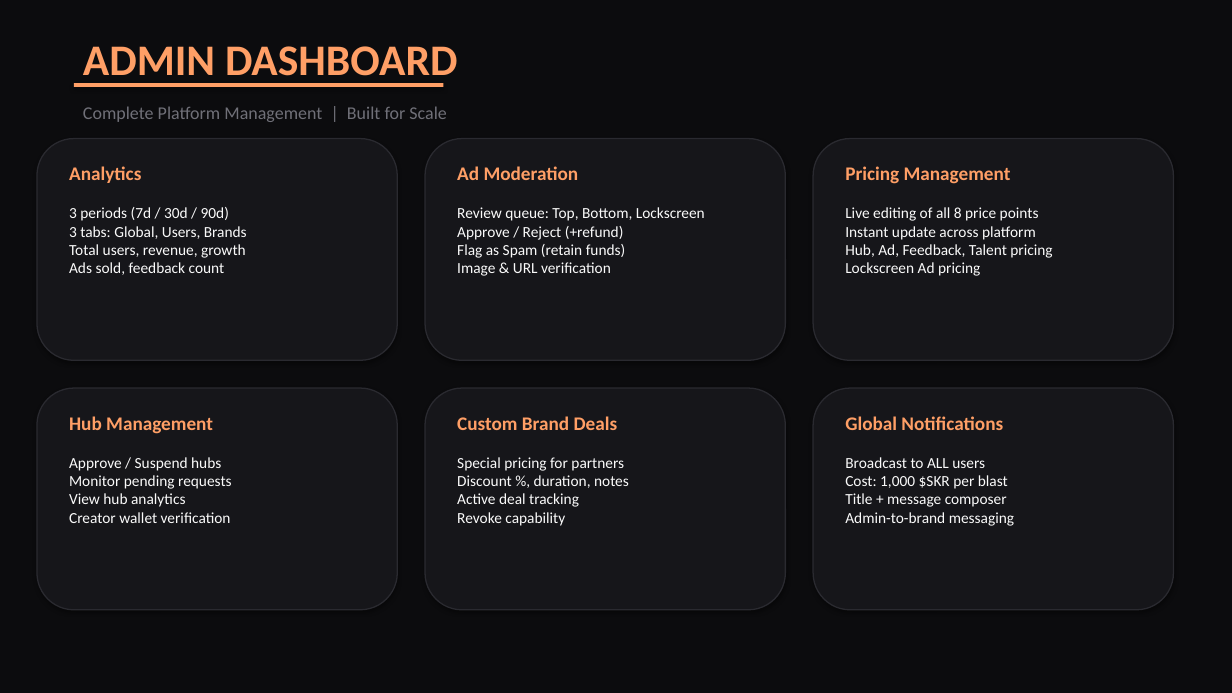
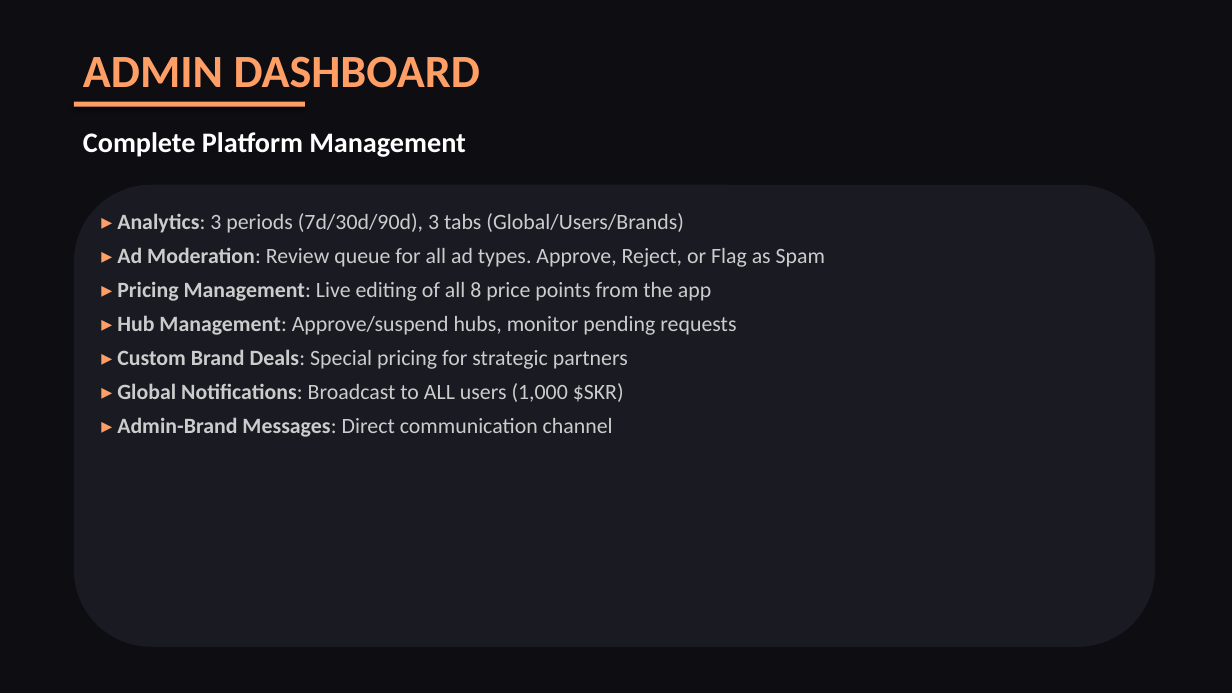
Before and after one commit to DEEPBRANDINGDOOH/DEEP-PULSE, a slide deck: slide 9 of DEEP_PULSE_PITCH_DECK_2026.pptx (slide 12 before the commit). Drawn at 1232x693 pixels with LibreOffice and Linux fonts; fonts in the diff are those of the drawing. Boxes give left, top, right and bottom in pixels: in the first picture for what was removed or moved away, otherwise in the second. Text is boxed around its words. In the diff, an @@ line names an element or a change of style, - is before the commit and + after.

```diff
--- a/DEEP_PULSE_PITCH_DECK_2026.pptx
+++ b/DEEP_PULSE_PITCH_DECK_2026.pptx
@@ background #0C0C0E to #0D0D12 @@
@@ text "ADMIN DASHBOARD": place and size @@
-text "ADMIN DASHBOARD" at [83,46,458,86]
+text "ADMIN DASHBOARD" at [83,56,480,88]
@@ text "ADMIN DASHBOARD" at [83,56,480,88]: size 34 to 36 pt @@
@@ rectangle: place and size @@
-rectangle at [74,83,444,87]
+rectangle at [74,102,305,107]
@@ rounded rectangle removed at [37,139,397,360] @@
@@ text at [83,132,466,157]: text changed; size 14 to 22 pt; text colour #707078 to #FFFFFF; bold on @@
-Complete Platform Management | Built for Scale
+Complete Platform Management
@@ rounded rectangle removed at [425,139,786,360] @@
@@ rounded rectangle removed at [813,139,1174,360] @@
@@ text removed at [69,166,141,183] @@
-Analytics
@@ text removed at [457,166,579,180] @@
-Ad Moderation
@@ text removed at [845,166,1011,184] @@
-Pricing Management
@@ text removed at [69,207,247,275] @@
-3 periods (7d / 30d / 90d)
-3 tabs: Global, Users, Brands
-Total users, revenue, growth
-Ads sold, feedback count
@@ rounded rectangle added at [74,185,1155,647], fill #1A1A22 @@
@@ text removed at [457,207,705,276] @@
-Review queue: Top, Bottom, Lockscreen
-Approve / Reject (+refund)
-Flag as Spam (retain funds)
-Image & URL verification
@@ text removed at [845,207,1052,276] @@
-Live editing of all 8 price points
-Instant update across platform
-Hub, Ad, Feedback, Talent pricing
-Lockscreen Ad pricing
@@ text added at [117,213,825,437], 17 pt, text #CCCCCC @@
+▸ Analytics: 3 periods (7d/30d/90d), 3 tabs (Global/Users/Brands)
+▸ Ad Moderation: Review queue for all ad types. Approve, Reject, or Flag as Spam
+▸ Pricing Management: Live editing of all 8 price points from the app
+▸ Hub Management: Approve/suspend hubs, monitor pending requests
+▸ Custom Brand Deals: Special pricing for strategic partners
+▸ Global Notifications: Broadcast to ALL users (1,000 $SKR)
+▸ Admin-Brand Messages: Direct communication channel
@@ rounded rectangle removed at [37,388,397,610] @@
@@ rounded rectangle removed at [425,388,786,610] @@
@@ rounded rectangle removed at [813,388,1174,610] @@
@@ text removed at [69,416,213,434] @@
-Hub Management
@@ text removed at [457,416,618,430] @@
-Custom Brand Deals
@@ text removed at [845,416,1003,430] @@
-Global Notifications
@@ text removed at [69,457,232,523] @@
-Approve / Suspend hubs
-Monitor pending requests
-View hub analytics
-Creator wallet verification
@@ text removed at [457,457,629,526] @@
-Special pricing for partners
-Discount %, duration, notes
-Active deal tracking
-Revoke capability
@@ text removed at [845,457,1014,526] @@
-Broadcast to ALL users
-Cost: 1,000 $SKR per blast
-Title + message composer
-Admin-to-brand messaging
```
Also in this commit, not shown: 3 other slides changed, 10 slides added, 10 slides removed, 1 other file.
